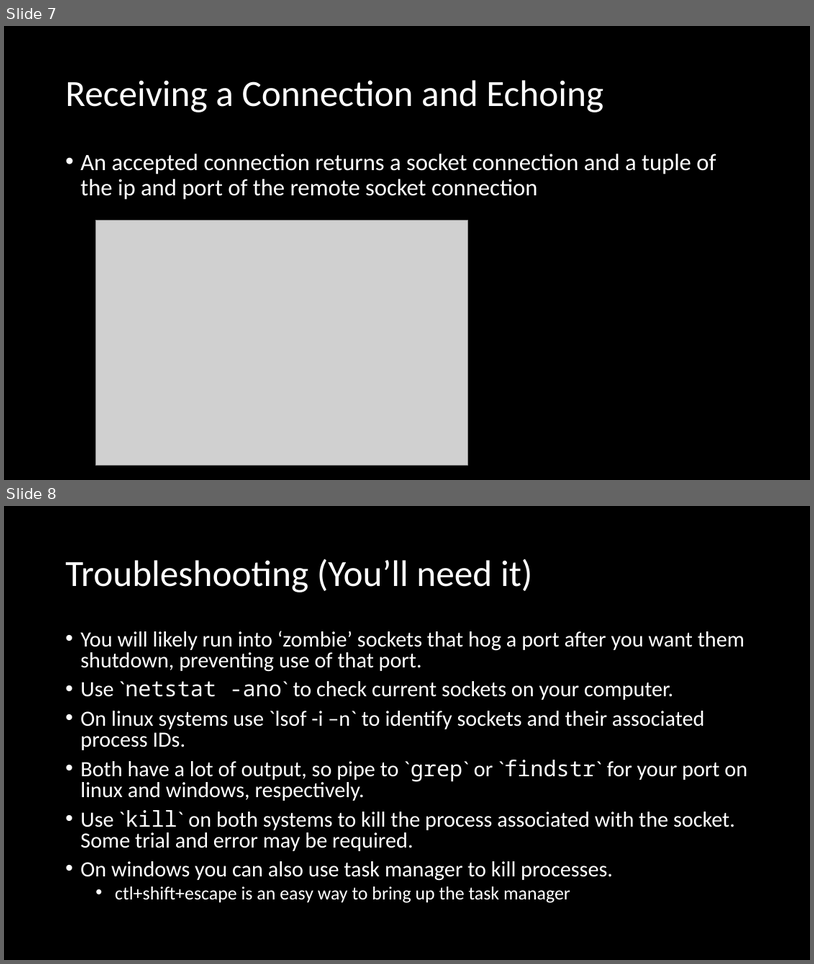
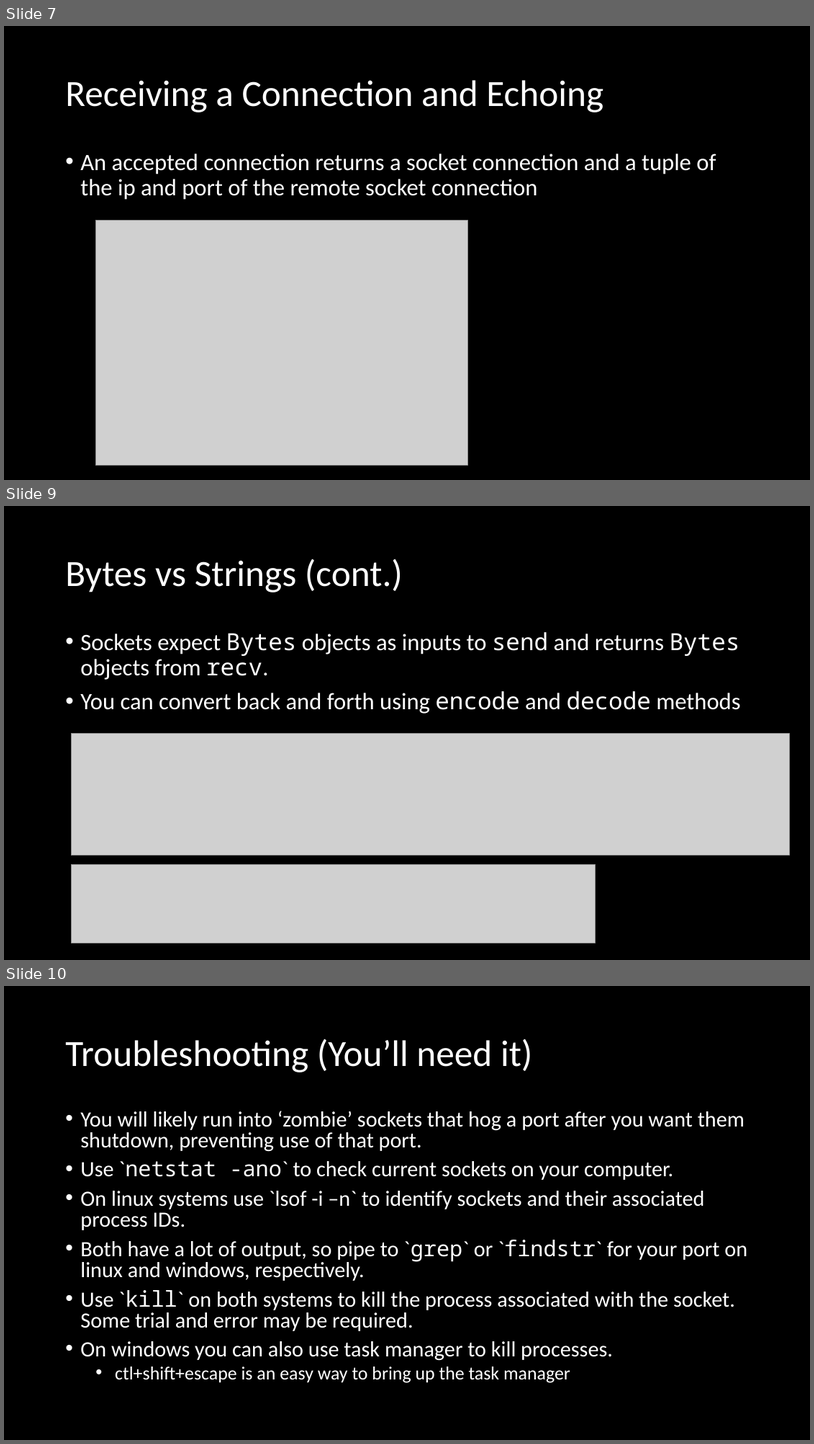
Before and after one commit to RobertKoehlmoos/python_sockets_networking, a slide deck: Networking.pptx. Shown one above the other, each under a label of ours: slides 7 and 8 before the commit, slides 7, 9 and 10 after it; the slides between them are not shown. The pictures are 814x964 and 814x1444 pixels, drawn with LibreOffice and Linux fonts; fonts in the diff are those of the drawing; grey boxes stand for pictures. Boxes give left, top, right and bottom in pixels: in the first picture for what was removed or moved away, otherwise in the second. Text is boxed around its words. In the diff, an @@ line names an element or a change of style, - is before the commit and + after.

Commit message:
Added slides explaining Bytes vs String in Python for networking

```diff
--- a/Networking.pptx
+++ b/Networking.pptx
@@ slide 9 added at bbox=[4, 506, 810, 960], background #000000 @@
@@ title added at bbox=[65, 559, 403, 592], 44 pt, text #FFFFFF @@
+Bytes vs Strings (cont.)
@@ text added at bbox=[80, 632, 741, 713], 28 pt, text #FFFFFF @@
+• Sockets expect Bytes objects as inputs to send and returns Bytes objects from recv.
+• You can convert back and forth using encode and decode methods
@@ picture added at bbox=[71, 733, 790, 855] @@
@@ picture added at bbox=[71, 864, 596, 943] @@
@@ what was slide 8 is now slide 10 @@
```
Also in this commit, not shown: 1 other slide added.
